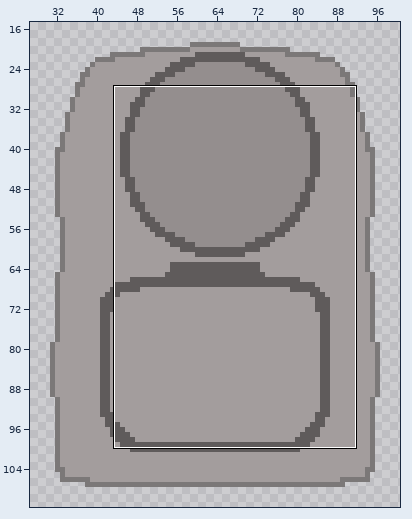
Two states of a sprite sheet, BCIJam_2022/Assets/Sprites/Ship Body.png. Above: a wide view before the commit, with the close-up outlined.
Close-up. Old version:
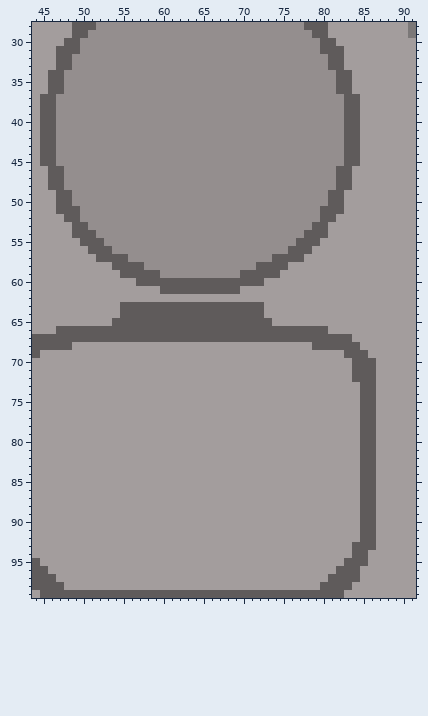
The file is 128x128 pixels. Colours within 5 levels of each other are drawn and written as one. Shown: x 44..91, y 28..99. The wide view leaves out empty margins.
And afterwards:
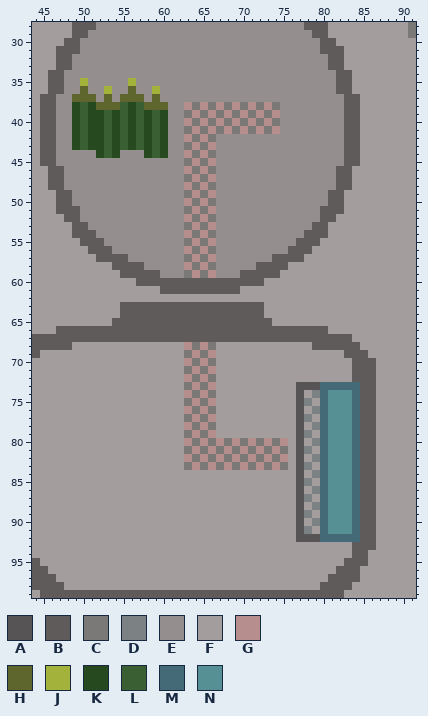
Palette (. is transparent): A #565454  B #5f5b5b  C #7b7878  D #7c8283  E #948e8e  F #a39d9d  G #b78e8e  H #5e652d  J #a3b23b  K #264920  L #395f33  M #436a76  N #579094
Difference:
Changed rows in their new state; - is an unchanged pixel.
first column x 49:
 35 -J-----J------------------
 36 -H--J--H--J---------------
 37 HHH-H-HHH-H---------------
 38 KLKHHHLKLHHH--GCGCGCGCGCGC
 39 KLKKLKLKLKLK--CGCGCGCGCGCG
 40 KLKKLKLKLKLK--GCGCGCGCGCGC
 41 KLKKLKLKLKLK--CGCGCGCGCGCG
 42 KLKKLKLKLKLK--GCGC--------
 43 KLKKLKLKLKLK--CGCG--------
 44 ---KLK---KLK--GCGC--------
 45 --------------CGCG--------
 46 --------------GCGC--------
 47 --------------CGCG--------
 48 --------------GCGC--------
 49 --------------CGCG--------
 50 --------------GCGC--------
 51 --------------CGCG--------
 52 --------------GCGC--------
 53 --------------CGCG--------
 54 --------------GCGC--------
 55 --------------CGCG--------
 56 --------------GCGC--------
 57 --------------CGCG--------
 58 --------------GCGC--------
 59 --------------CGCG--------
first column x 63:
 68 GCGC------------------
 69 CGCG------------------
 70 GCGC------------------
 71 CGCG------------------
 72 GCGC------------------
 73 CGCG----------AAAMMMMM
 74 GCGC----------A-DMNNNM
 75 CGCG----------AD-MNNNM
 76 GCGC----------A-DMNNNM
 77 CGCG----------AD-MNNNM
 78 GCGC----------A-DMNNNM
 79 CGCG----------AD-MNNNM
 80 GCGCGCGCGCGCG-A-DMNNNM
 81 CGCGCGCGCGCGC-AD-MNNNM
 82 GCGCGCGCGCGCG-A-DMNNNM
 83 CGCGCGCGCGCGC-AD-MNNNM
 84 --------------A-DMNNNM
 85 --------------AD-MNNNM
 86 --------------A-DMNNNM
 87 --------------AD-MNNNM
 88 --------------A-DMNNNM
 89 --------------AD-MNNNM
 90 --------------A-DMNNNM
 91 --------------AD-MNNNM
 92 --------------AAAMMMMM
Boxes around the changes in both close-ups, in picture pixels (x1, y1, x2, y2):
changed: (72, 78, 280, 278)
changed: (184, 342, 360, 542)
